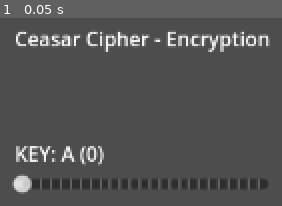
Above: before the commit, frame 1.
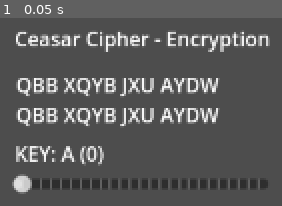
Above: after the commit, the same moment.

Repository: MattCzar13/the-king-s-secret
Game: Godot game, scene res://scenes/minigames/caesar_decrypt.tscn
The game is run twice, just before and just after one commit, with the same random seed, the same clock (stepped at 60 frames per second) and the same inputs. This scene is started directly instead of the project's main scene.
Inputs:
- Up to frame 1 (0.05 s): no input

The runs differ from the first frame. In frame 1, 6.7% of the frame differs, in the area x 5-79%, y 31-58%.
Error before the commit: Invalid call. Nonexistent function 'shift_plaintext_label' in base 'Node (globals.gd)'. (res://scenes/minigames/caesar_decrypt.gd:8)

Commit message:
Fix typos

Diff:
--- a/globals.gd
+++ b/globals.gd
@@ -38,8 +38,8 @@
 	"message_delivery_goal" : 4
 }
 
-var alpha: Array = ["A", "B", "C", "D", "E", "F", "G", "H", "I", "J", "K", "L", "M",
-					"N", "O", "P", "Q", "R", "S", "T", "U", "V", "W", "X", "Y", "Z"]
+var alpha: Array[String] = ["A", "B", "C", "D", "E", "F", "G", "H", "I", "J", "K", "L", "M",
+							"N", "O", "P", "Q", "R", "S", "T", "U", "V", "W", "X", "Y", "Z"]
 var message: String = "ALL HAIL THE KING"
 var vigenere_key: String = "HANGING"
 
--- a/scenes/minigames/caesar_decrypt.gd
+++ b/scenes/minigames/caesar_decrypt.gd
@@ -5,7 +5,7 @@
 @onready var ciphertext_label = $"VBoxContainer/CaesarCipher/ciphertext"
 
 var secret_key = randi_range(0, 25)
-var ciphertext: String = Globals.shift_plaintext_label(Globals.message, secret_key, true)
+var ciphertext: String = Globals.shift_message(Globals.message, secret_key, true)
 
 func _ready() -> void:
 	ciphertext_label.text = ciphertext
@@ -16,4 +16,4 @@
 
 func _on_key_slider_value_changed(key: float) -> void:
 	key_label.text = "KEY: %s (shifting plaintext_label by %d)" % [Globals.alpha[key], key]
-	plaintext_label.text = Globals.shift_plaintext_label(ciphertext, key, false)
+	plaintext_label.text = Globals.shift_message(ciphertext, key, false)
--- a/scenes/minigames/caesar_encrypt.gd
+++ b/scenes/minigames/caesar_encrypt.gd
@@ -13,4 +13,4 @@
 
 func _on_key_slider_value_changed(key: float) -> void:
 	key_label.text = "KEY: %s (shifting plaintext by %d)" % [Globals.alpha[key], key]
-	ciphertext_label.text = Globals.shift_plaintext(plaintext, key, true)
+	ciphertext_label.text = Globals.shift_message(plaintext, key, true)
